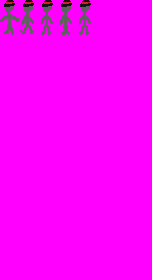
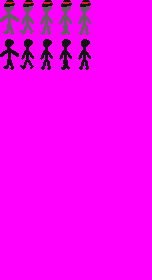
Comparing the layer stacks of the two 152px x 280px images. Changes:
painted on "Man" over (x1=0, y1=39, x2=91, y2=70)
